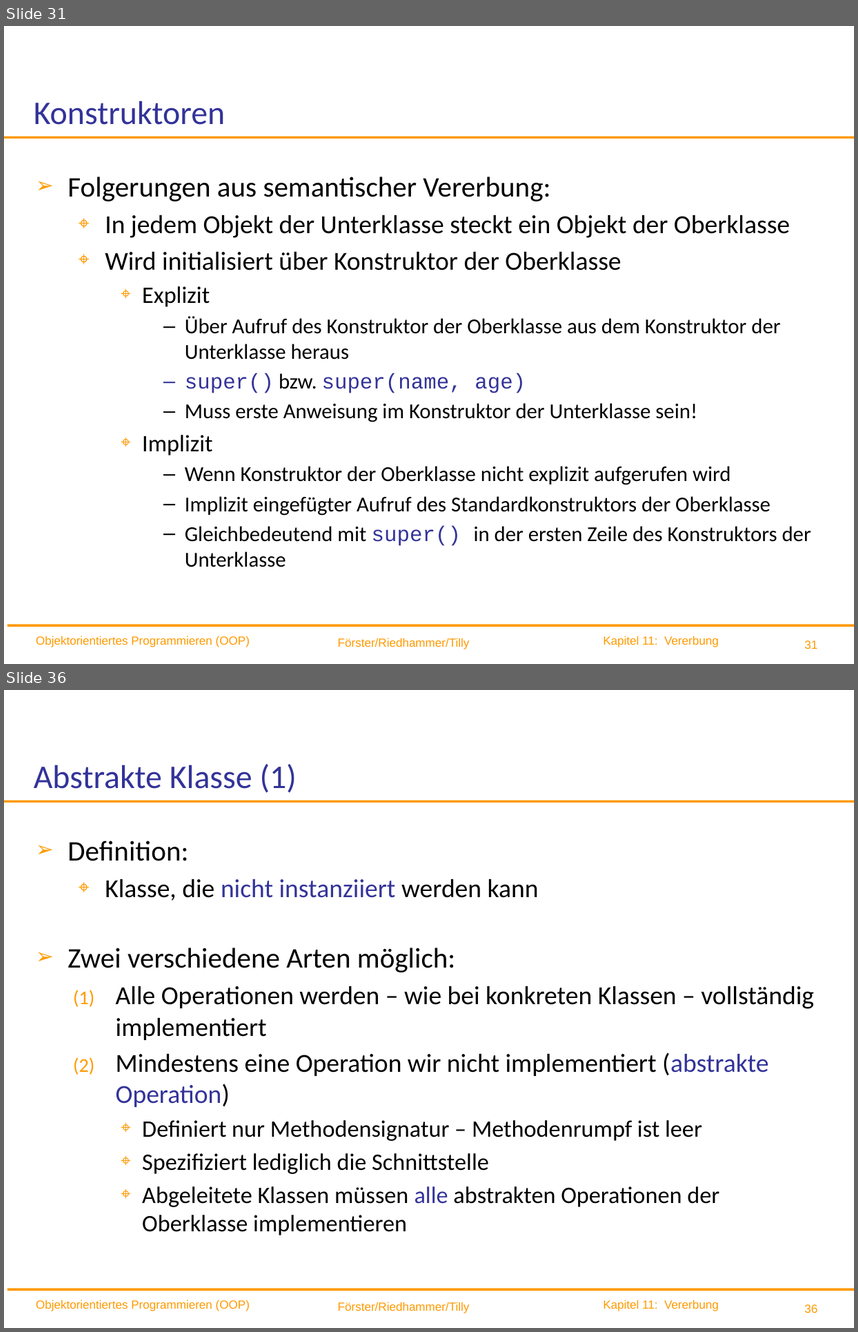
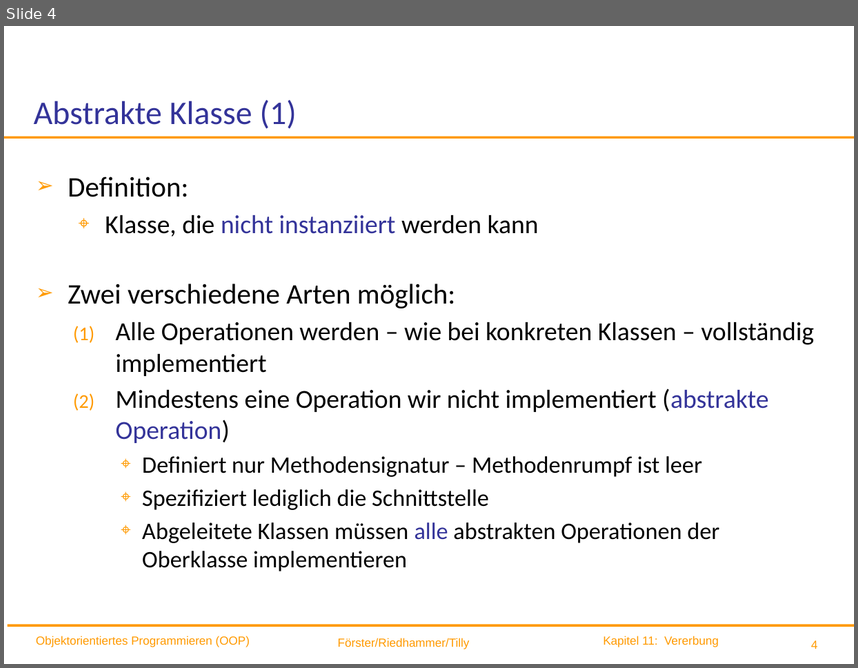
Before and after one commit to ingexue/hsro-wif-oop.github.io, a slide deck: 11-vererbung/vererbung.pptx. Shown one above the other, each under a label of ours: slides 31 and 36 before the commit, slide 4 after it; the slides between them are not shown. The pictures are 858x1332 and 858x668 pixels, drawn with LibreOffice and Linux fonts; fonts in the diff are those of the drawing; background and template pictures are left out. Boxes give left, top, right and bottom in pixels: in the first picture for what was removed or moved away, otherwise in the second. Text is boxed around its words. In the diff, an @@ line names an element or a change of style, - is before the commit and + after.

```diff
--- a/11-vererbung/vererbung.pptx
+++ b/11-vererbung/vererbung.pptx
@@ slide 31 removed at [4, 26, 854, 664], background #FFFFFF; not listed: 6 template elements that a slide beside it also shows @@
@@ title removed at [34, 101, 225, 125] @@
-Konstruktoren
@@ text removed at [67, 176, 811, 567] @@
-➢ Folgerungen aus semantischer Vererbung:
-  ⌖ In jedem Objekt der Unterklasse steckt ein Objekt der Oberklasse
-  ⌖ Wird initialisiert über Konstruktor der Oberklasse
-    ⌖ Explizit
-      – Über Aufruf des Konstruktor der Oberklasse aus dem Konstruktor der Unterklasse heraus
-      – super() bzw. super(name, age)
-      – Muss erste Anweisung im Konstruktor der Unterklasse sein!
-    ⌖ Implizit
-      – Wenn Konstruktor der Oberklasse nicht explizit aufgerufen wird
-      – Implizit eingefügter Aufruf des Standardkonstruktors der Oberklasse
-      – Gleichbedeutend mit super() in der ersten Zeile des Konstruktors der Unterklasse
@@ what was slide 36 is now slide 4 @@
@@ page number at [811, 640, 818, 648]: text changed @@
-36
+4
```
Also in this commit, not shown: 11 slides changed, 11 slides added, 33 other slides removed, 11 other files.
